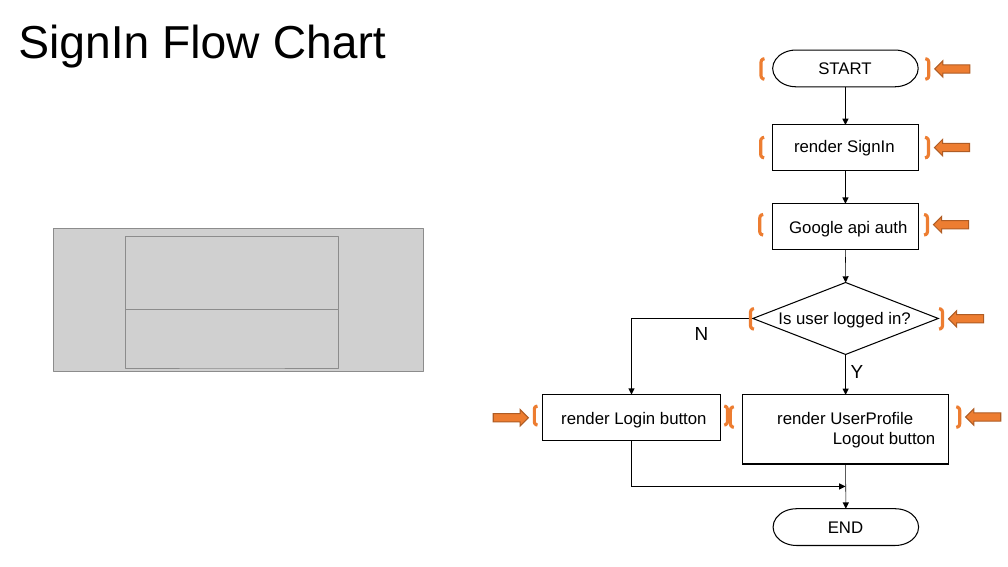
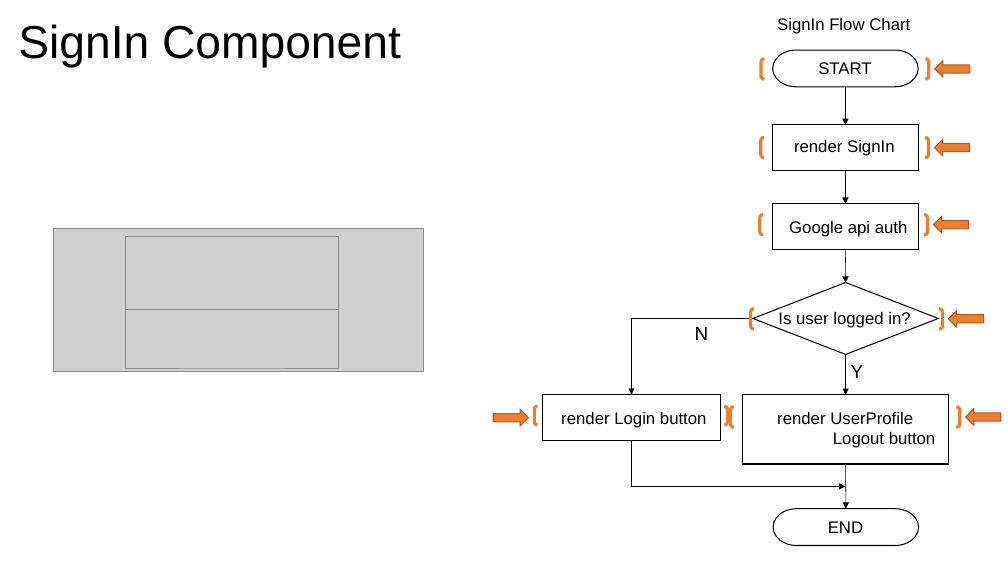
Before and after one commit to xiangyuliu-crs/QRCode, a slide deck: slide 10 of docs/QRCode.pptx (slide 5 before the commit). Drawn at 1008x567 pixels with LibreOffice and Linux fonts; fonts in the diff are those of the drawing; grey boxes stand for pictures. Boxes give left, top, right and bottom in pixels: in the first picture for what was removed or moved away, otherwise in the second. Text is boxed around its words. In the diff, an @@ line names an element or a change of style, - is before the commit and + after.

```diff
--- a/docs/QRCode.pptx
+++ b/docs/QRCode.pptx
@@ title at <box>18,24,401,68</box>: text changed @@
-SignIn Flow Chart
+SignIn Component
@@ text added at <box>777,18,910,34</box>, 16 pt, text #000000 @@
+SignIn Flow Chart
```
Also in this commit, not shown: 3 other slides changed, 10 slides added.
